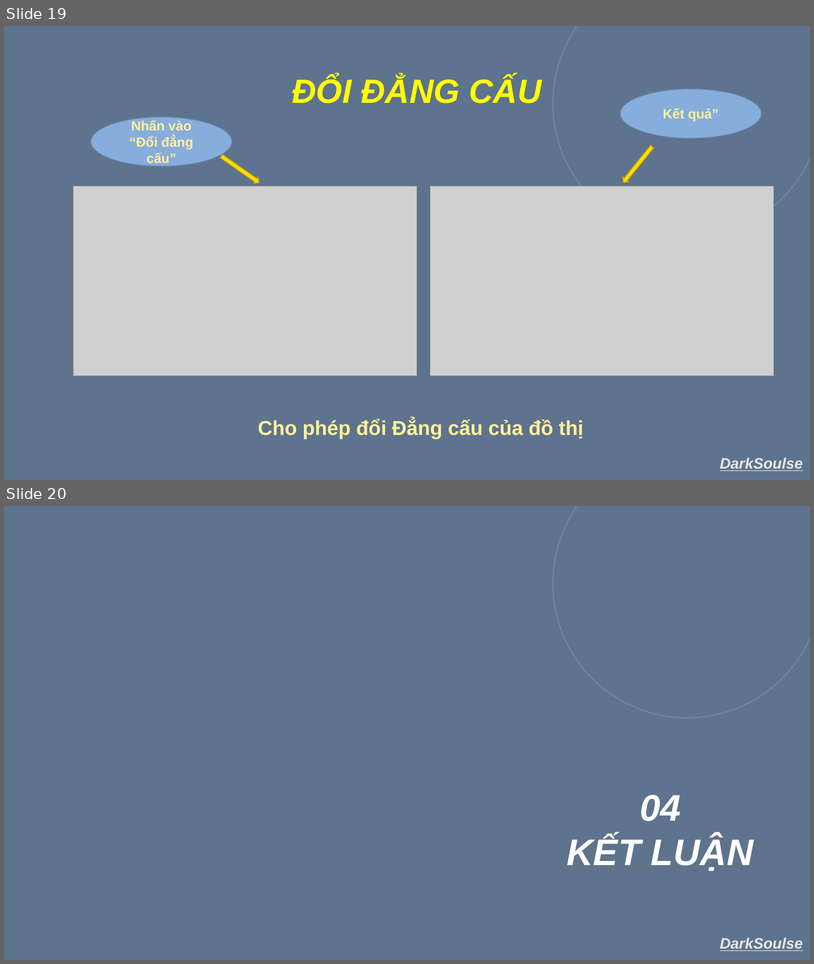
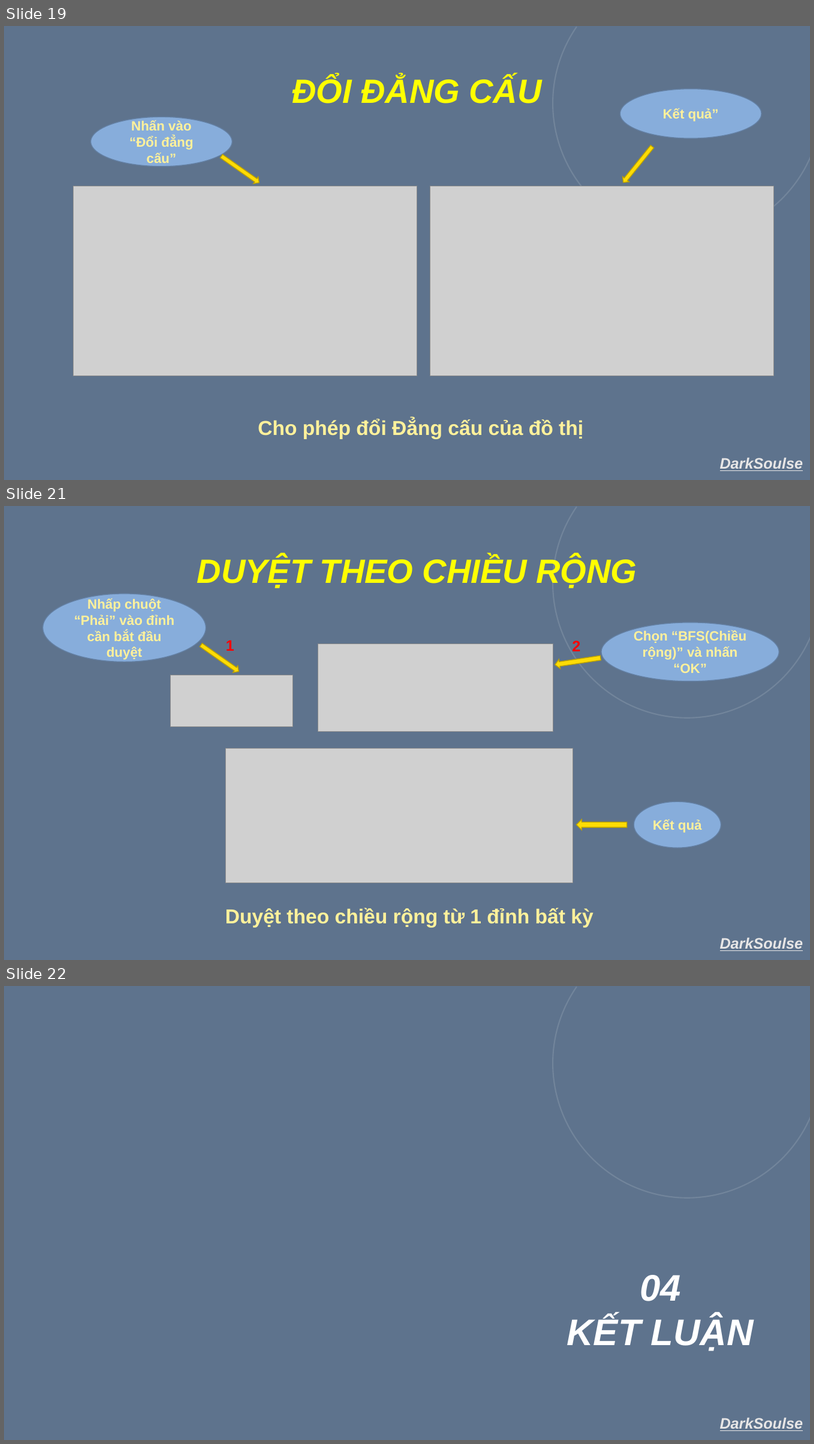
Before and after one commit to kun09-tker/LTDT_project, a slide deck: DarkSouls_ModunDijkstra.pptx. Shown one above the other, each under a label of ours: slides 19 and 20 before the commit, slides 19, 21 and 22 after it; the slides between them are not shown. The pictures are 814x964 and 814x1444 pixels, drawn with LibreOffice and Linux fonts; fonts in the diff are those of the drawing; grey boxes stand for pictures; background and template pictures are left out; a plain dark background stands for a picture behind light text. Boxes give left, top, right and bottom in pixels: in the first picture for what was removed or moved away, otherwise in the second. Text is boxed around its words. In the diff, an @@ line names an element or a change of style, - is before the commit and + after.

```diff
--- a/DarkSouls_ModunDijkstra.pptx
+++ b/DarkSouls_ModunDijkstra.pptx
@@ slide 21 added at <box>4,506,810,960</box>, background picture (left out); not listed: 2 template elements that a slide beside it also shows @@
@@ text added at <box>197,556,637,588</box>, 40 pt, text #FFFF00, bold, italic @@
+DUYỆT THEO CHIỀU RỘNG
@@ ellipse added at <box>43,594,206,662</box>, fill #87ADDB, outline #6480A2 1 pt, 16 pt, text #FFF19B, bold @@
+Nhấp chuột “Phải” vào đỉnh cần bắt đầu duyệt
@@ ellipse added at <box>602,622,780,681</box>, fill #87ADDB, outline #6480A2 1 pt, 16 pt, text #FFF19B, bold @@
+Chọn “BFS(Chiều rộng)” và nhấn “OK”
@@ right arrow added at <box>199,642,241,675</box>, fill #FEDC04, outline #BCA303 1 pt @@
@@ text added at <box>226,640,234,651</box>, 18 pt, text #FF0000, bold @@
+1
@@ picture added at <box>318,643,553,731</box> @@
@@ text added at <box>572,640,581,651</box>, 18 pt, text #FF0000, bold @@
+2
@@ right arrow added at <box>555,653,602,669</box>, fill #FEDC04, outline #BCA303 1 pt @@
@@ picture added at <box>170,675,293,727</box> @@
@@ picture added at <box>226,748,573,883</box> @@
@@ ellipse added at <box>635,801,722,847</box>, fill #87ADDB, outline #6480A2 1 pt, 16 pt, text #FFF19B, bold @@
+Kết quả
@@ right arrow added at <box>577,819,628,829</box>, fill #FEDC04, outline #BCA303 1 pt @@
@@ text added at <box>225,907,593,927</box>, 24 pt, text #FFF19B, bold @@
+Duyệt theo chiều rộng từ 1 đỉnh bất kỳ
@@ text added at <box>720,937,804,951</box>, 18 pt, text #E7E6E6, bold, italic, underline @@
+DarkSoulse
@@ what was slide 20 is now slide 22 @@
```
Also in this commit, not shown: 1 other slide added, 13 other files.
